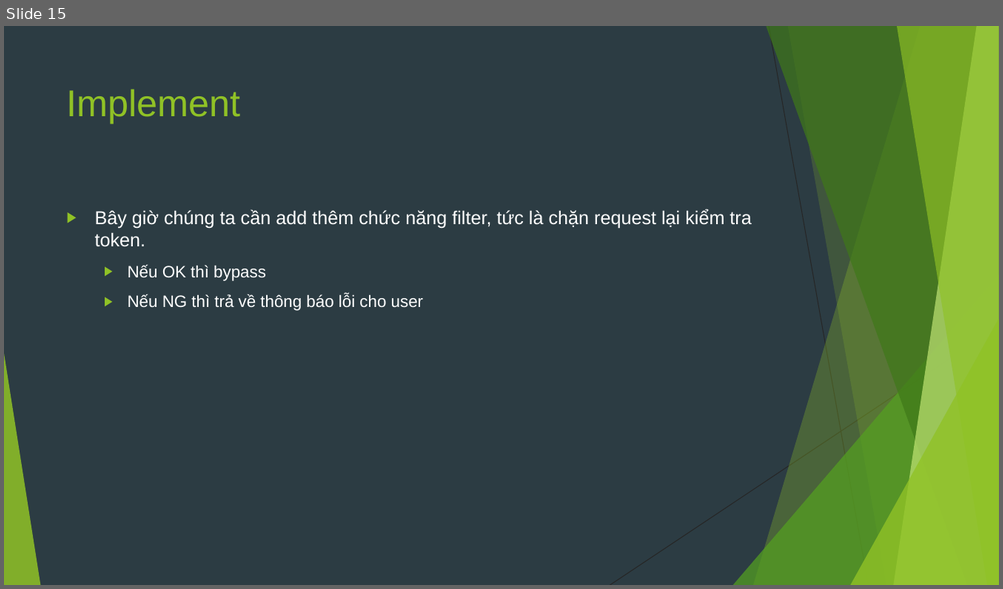
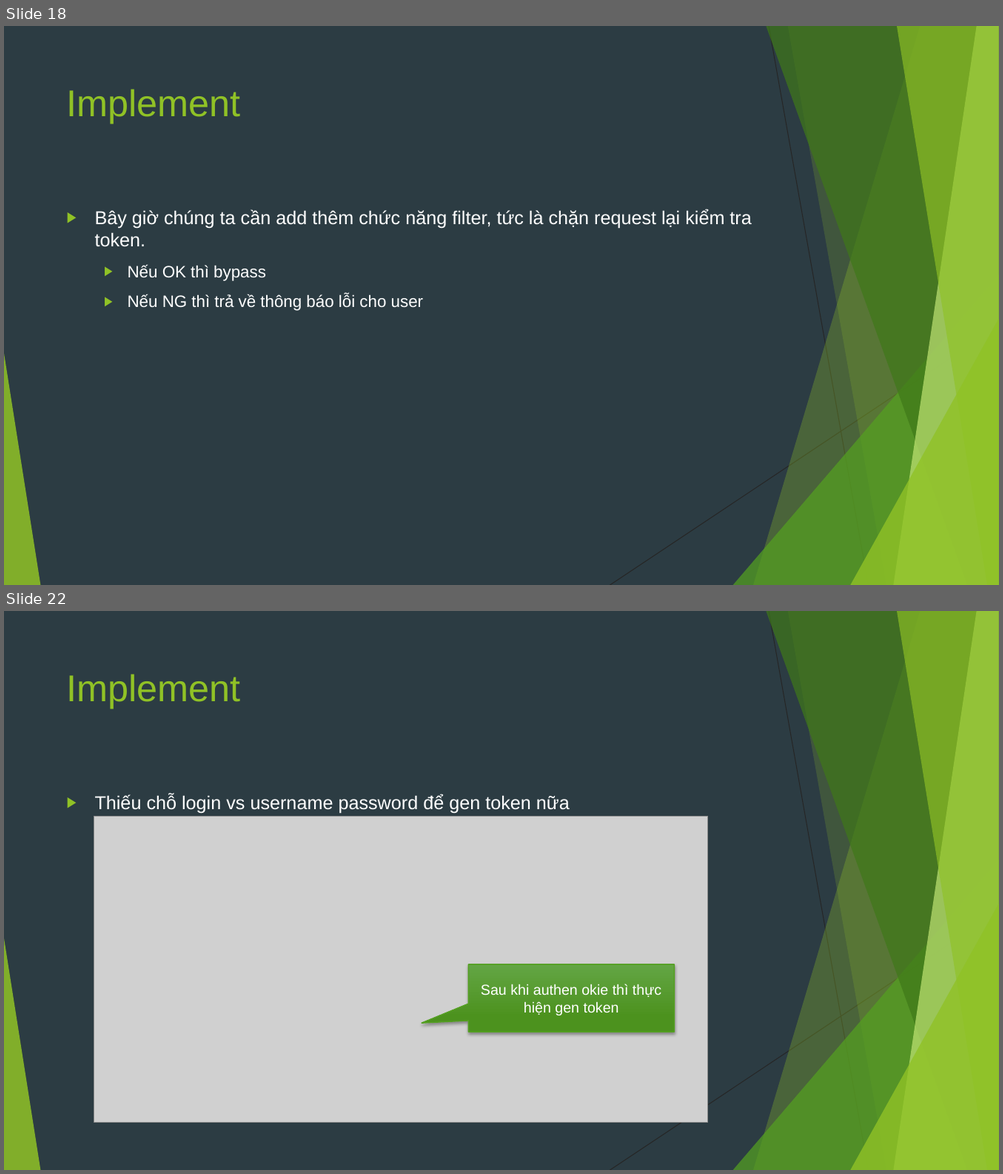
Before and after one commit to sobbingwind/SpringBoot, a slide deck: 11.Spring Security JWT.pptx. Shown one above the other, each under a label of ours: slide 15 before the commit, slides 18 and 22 after it; the slides between them are not shown. The pictures are 1003x589 and 1003x1174 pixels, drawn with LibreOffice and Linux fonts; fonts in the diff are those of the drawing; grey boxes stand for pictures. Boxes give left, top, right and bottom in pixels: in the first picture for what was removed or moved away, otherwise in the second. Text is boxed around its words. In the diff, an @@ line names an element or a change of style, - is before the commit and + after.

```diff
--- a/11.Spring Security JWT.pptx
+++ b/11.Spring Security JWT.pptx
@@ slide 22 added at (4,611,999,1170), background #2C3C43; not listed: 10 template elements that a slide beside it also shows @@
@@ title added at (67,674,241,709), 36 pt, text #90C226 @@
+Implement
@@ text added at (95,795,569,814), 18 pt, text #FFFFFF @@
+▶ Thiếu chỗ login vs username password để gen token nữa
@@ picture added at (94,816,708,1123) @@
@@ speech box added at (468,965,674,1032), fill gradient #63A545 to #4D921E, outline #54A021 1 pt, 14 pt, text #FFFFFF @@
+Sau khi authen okie thì thực hiện gen token
@@ what was slide 15 is now slide 18 @@
```
Also in this commit, not shown: 2 slides changed, 23 other slides added.
